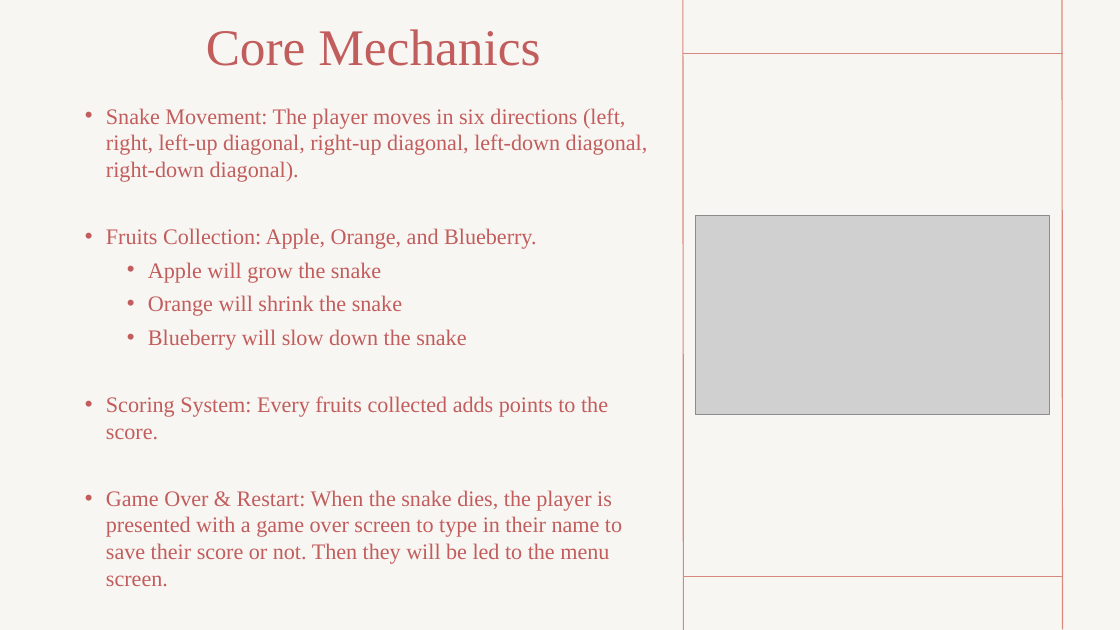
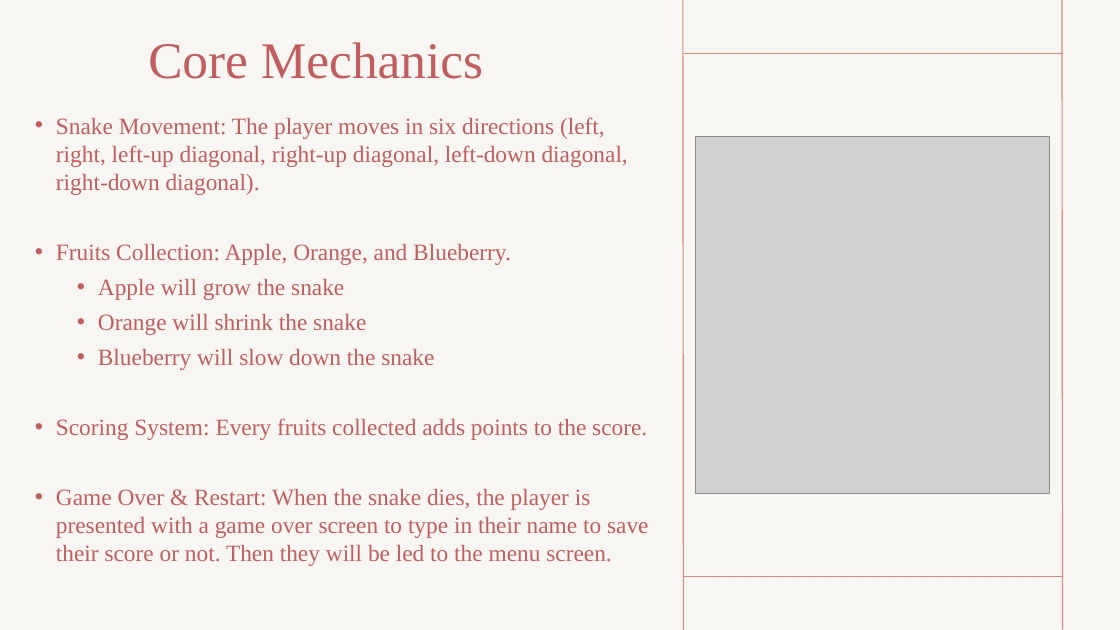
Before and after one commit to tuantranquang0607/GEx2025-Capstone-Project, a slide deck: slide 3 of Documents/Snappy Snake FINAL Presentation.pptx. Drawn at 1120x630 pixels with LibreOffice and Linux fonts; fonts in the diff are those of the drawing; grey boxes stand for pictures. Boxes give left, top, right and bottom in pixels: in the first picture for what was removed or moved away, otherwise in the second. Text is boxed around its words. In the diff, an @@ line names an element or a change of style, - is before the commit and + after.

```diff
--- a/Documents/Snappy Snake FINAL Presentation.pptx
+++ b/Documents/Snappy Snake FINAL Presentation.pptx
@@ text "Core Mechanics": place and size @@
-text "Core Mechanics" at bbox=[206, 29, 540, 66]
+text "Core Mechanics" at bbox=[148, 42, 483, 79]
@@ text "Snake Movement: The player moves ...": place and size @@
-text "Snake Movement: The player moves ..." at bbox=[106, 108, 648, 586]
+text "Snake Movement: The player moves ..." at bbox=[56, 117, 648, 566]
@@ text "Snake Movement: The player moves ..." at bbox=[56, 117, 648, 566]: size 19 to 20 pt @@
@@ picture: place and size @@
-picture at bbox=[696, 215, 1049, 414]
+picture at bbox=[696, 137, 1049, 493]
```
Also in this commit, not shown: 2 other slides changed, 1 slide removed, 23 other files.
